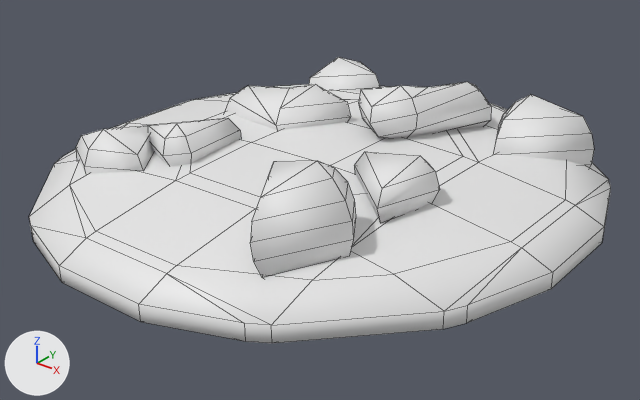
A saved change to the FBX model Assets/_graph/Meshes/Cookie/Cooooki colo scale ui dsqdsqd.fbx.
One viewpoint serves both versions: a 50 mm lens placed at (1.753, -2.182, 1.174), pointed at (0.038, -0.038, -0.155). The axes (+X, +Y, +Z) are drawn at lower left. The lights are the same throughout. Mesh edges are drawn as thin lines.

Objects in the first picture: 'Mball.001'.
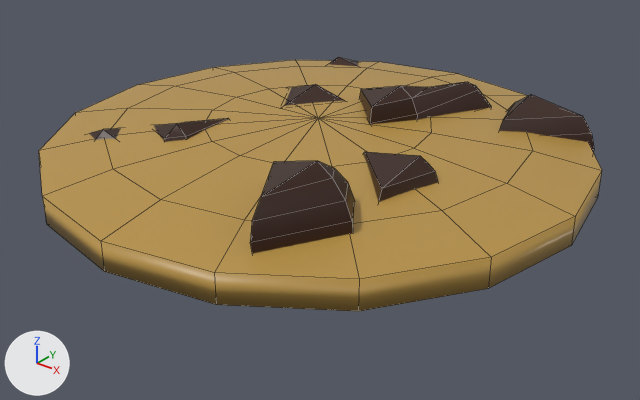
Boxes [x1, y1, x2, y2] around the edits, measured in the pictures (640 x 400 px):
'Mball.001', reshaped (11% shorter)
    before: [29, 57, 611, 343]
    after: [39, 57, 602, 311]
part 1 of me_mesh_001, added (brown)
    after: [39, 60, 602, 311]
part 2 of me_mesh_001, deleted
    before: [29, 84, 611, 343]
part 3 of me_mesh_001, recoloured (white to brown)
    both: [89, 57, 594, 254]

Patch to the scene script:
```diff
--- a/Assets/_graph/Meshes/Cookie/Cooooki colo scale ui dsqdsqd.fbx.py
+++ b/Assets/_graph/Meshes/Cookie/Cooooki colo scale ui dsqdsqd.fbx.py
@@ img_palette2_png @@
+img_palette2_png = load_image('palette2.png', '../../Textures and sprites/palette2.png', 303, 535, 'sRGB')
@@ mat_material_001 @@
+mat_material_001 = principled_material('Material.001')
+mat_material_001.texture = img_palette2_png
+mat_material_001.roughness = 0.4
@@ me_mesh_001 @@
 # used by ob_mball_001; location = (0.0, 0.0, 0.0)
-me_mesh_001.from_pydata(...)  # 316 vertices, 366 faces; spans x -0.94..0.94, y -0.95..1.0, z -0.26..0.24
+me_mesh_001.from_pydata(...)  # 298 vertices, 342 faces; spans x -0.92..0.92, y -0.92..0.92, z -0.19..0.24
+# me_mesh_001 part 1: a new loose piece, a UV sphere (16 segments, 7 rings, poles along z) spanning x -0.92..0.92, y -0.92..0.92, z -0.12..0.12, in mat_material_001 (picture img_palette2_png)
+# me_mesh_001 part 2: the loose piece of 144 vertices spanning x -0.94..0.94, y -0.95..1.0, z -0.26..0.05 is deleted
+# me_mesh_001 part 3: 196 faces spanning x -0.68..0.74, y -0.74..0.85, z -0.17..0.24 switch from mat_material (white #e7e7e7) to mat_material_001 (picture img_palette2_png)
```
